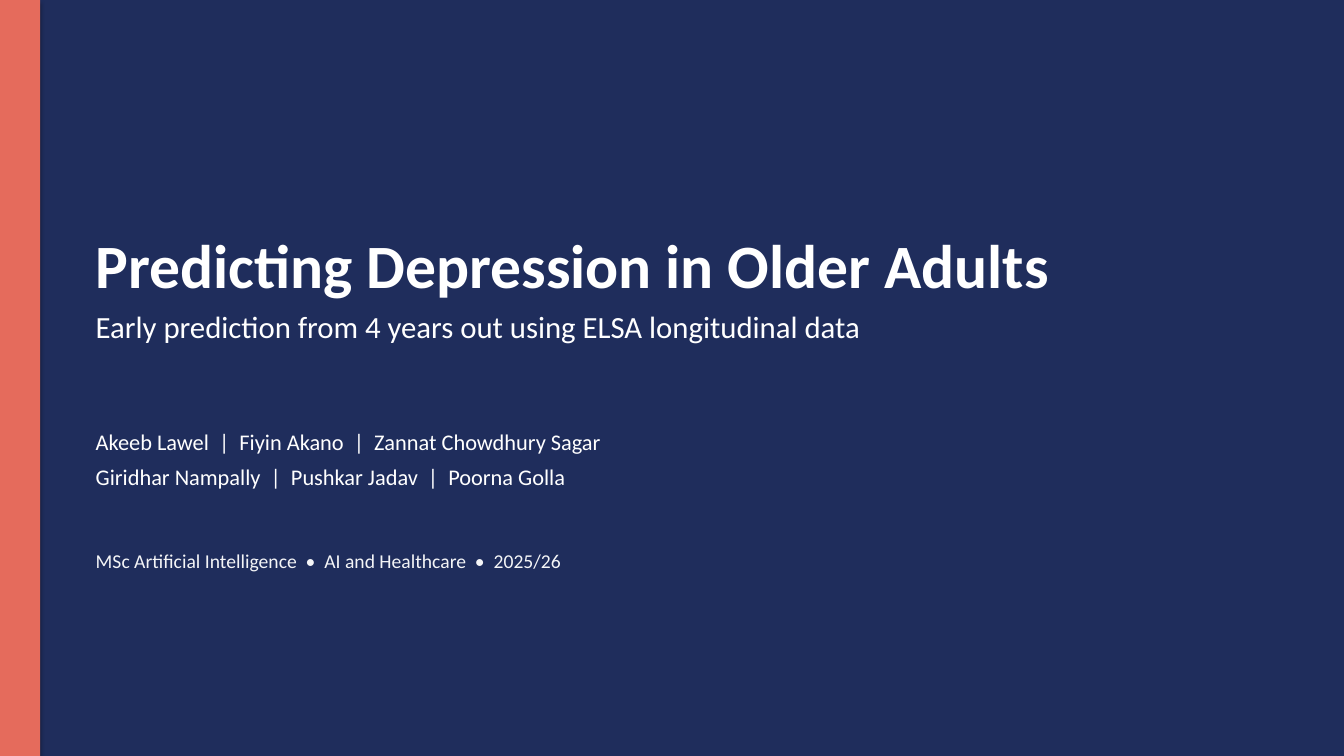
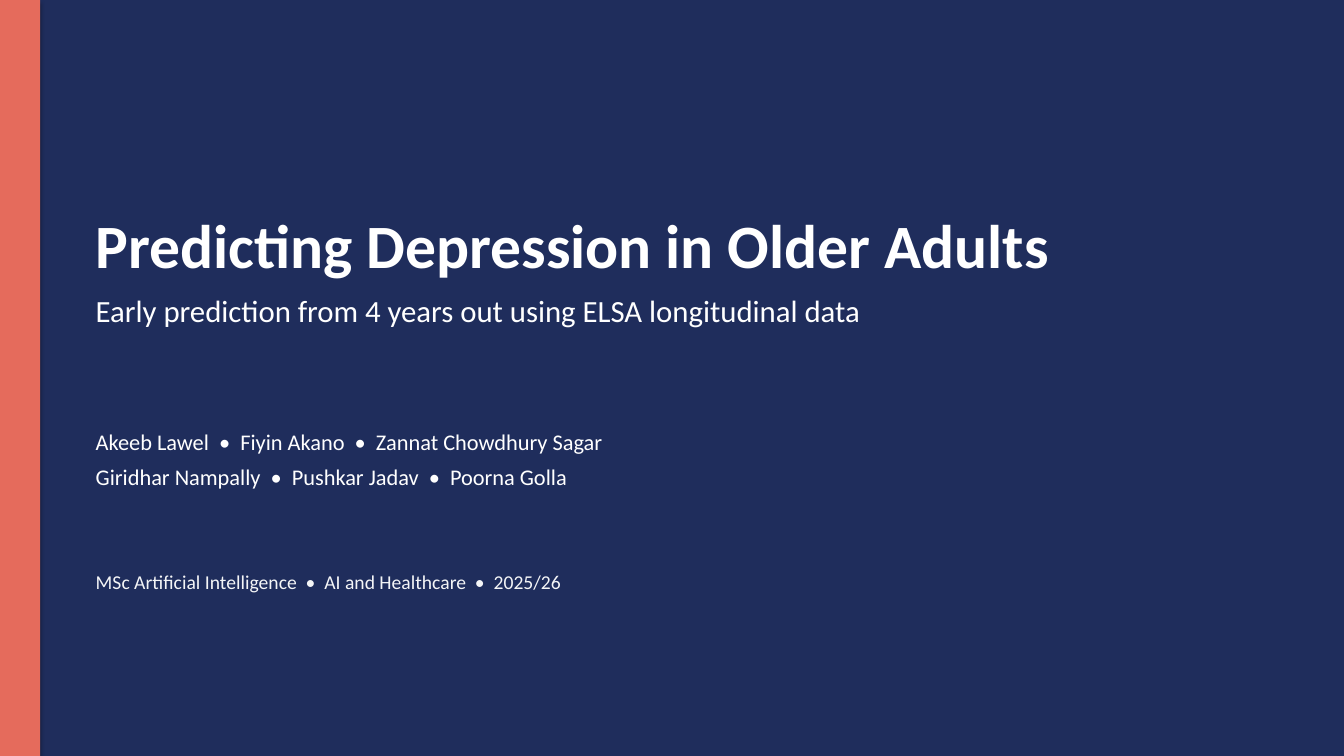
Before and after one commit to CHOC4HOL1C/elsa-depression-prediction, a slide deck: slide 1 of presentation/ELSA_Depression_Prediction.pptx. Drawn at 1344x756 pixels with LibreOffice and Linux fonts; fonts in the diff are those of the drawing. Boxes give left, top, right and bottom in pixels: in the first picture for what was removed or moved away, otherwise in the second. Text is boxed around its words. In the diff, an @@ line names an element or a change of style, - is before the commit and + after.

```diff
--- a/presentation/ELSA_Depression_Prediction.pptx
+++ b/presentation/ELSA_Depression_Prediction.pptx
@@ text "Predicting Depression in Older Adults": place and size @@
-text "Predicting Depression in Older Adults" at [96, 244, 1048, 299]
+text "Predicting Depression in Older Adults" at [96, 224, 1048, 279]
@@ text "Early prediction from 4 years ...": place and size @@
-text "Early prediction from 4 years ..." at [96, 316, 860, 344]
+text "Early prediction from 4 years ..." at [96, 300, 860, 328]
@@ text at [96, 434, 603, 454]: text changed @@
-Akeeb Lawel | Fiyin Akano | Zannat Chowdhury Sagar
+Akeeb Lawel • Fiyin Akano • Zannat Chowdhury Sagar
@@ text at [96, 469, 567, 489]: text changed @@
-Giridhar Nampally | Pushkar Jadav | Poorna Golla
+Giridhar Nampally • Pushkar Jadav • Poorna Golla
@@ text "MSc Artificial Intelligence • AI ...": place and size @@
-text "MSc Artificial Intelligence • AI ..." at [96, 554, 561, 572]
+text "MSc Artificial Intelligence • AI ..." at [96, 575, 561, 593]
```
Also in this commit, not shown: 4 other slides changed, 7 slides added, 2 slides removed, 6 other files.
